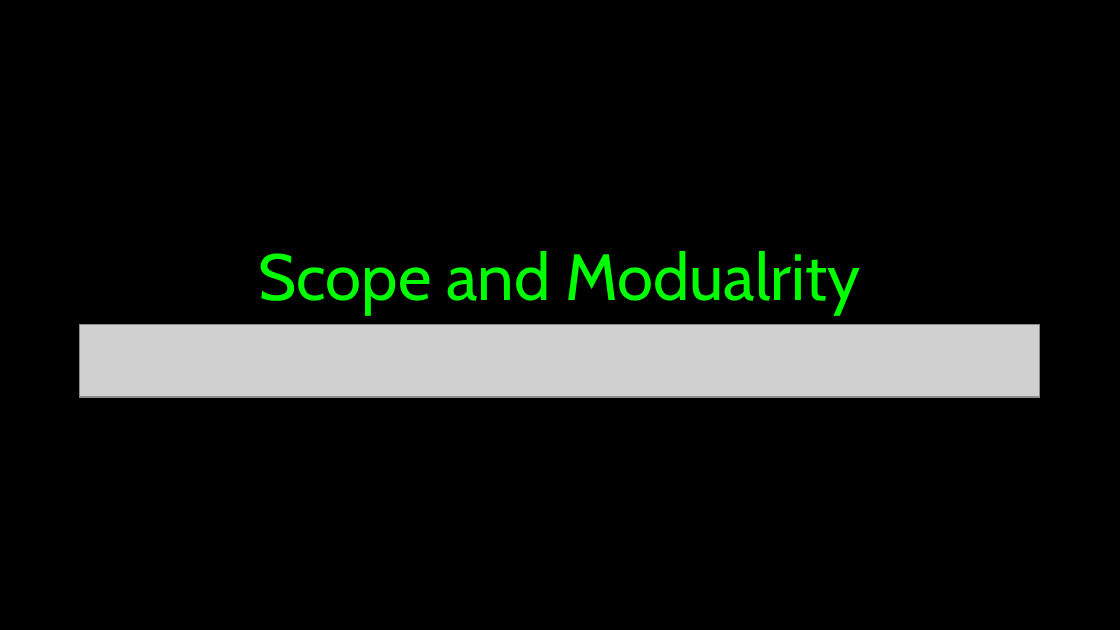
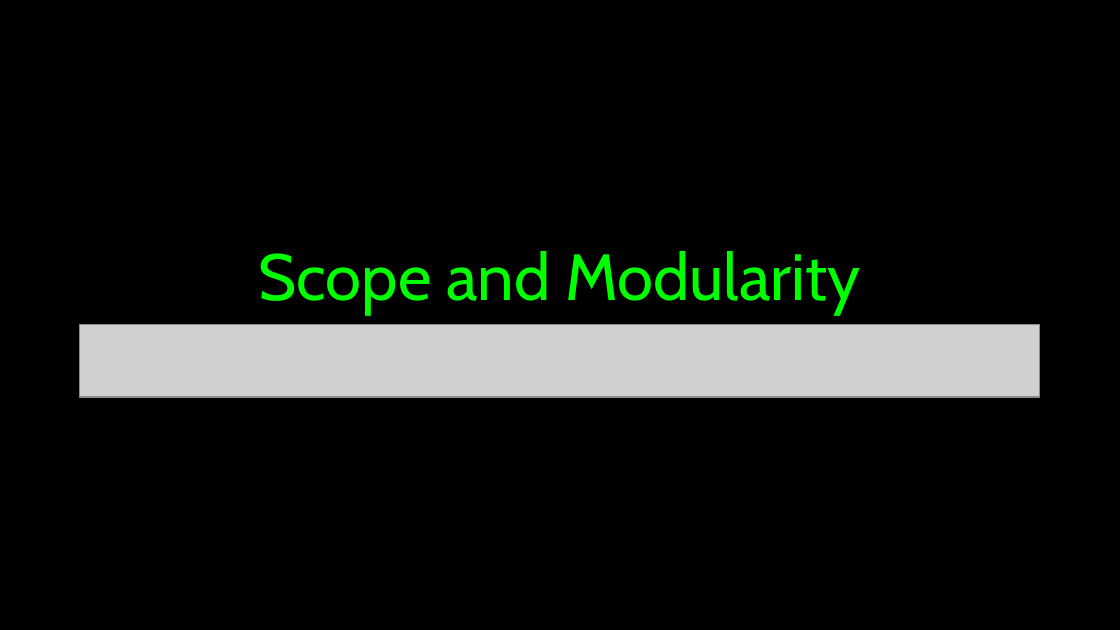
Before and after one commit to csev/wa4e, a slide deck: slide 15 of lectures/PHP-04-Functions.ppt. Drawn at 1120x630 pixels with LibreOffice and Linux fonts; fonts in the diff are those of the drawing; grey boxes stand for pictures. Boxes give left, top, right and bottom in pixels: in the first picture for what was removed or moved away, otherwise in the second. Text is boxed around its words. In the diff, an @@ line names an element or a change of style, - is before the commit and + after.

```diff
--- a/lectures/PHP-04-Functions.ppt
+++ b/lectures/PHP-04-Functions.ppt
@@ title at <box>259,251,860,315</box>: text changed @@
-Scope and Modualrity
+Scope and Modularity
```
Also in this commit, not shown: 1 other slide changed.
